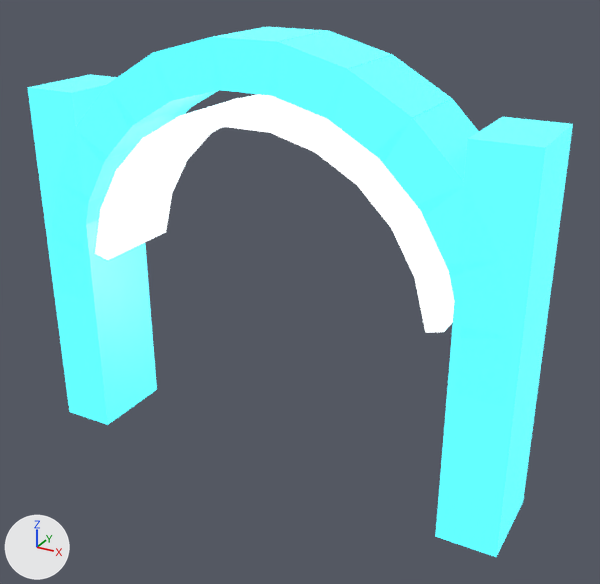
A saved change to the glTF model public/assets/arena/portal-facade-lod0.glb.
Camera for both pictures: a 50 mm lens placed at (2.98, -5.02, 4.03), pointed at (0.19, 0.05, 1.49). The axes (+X, +Y, +Z) are drawn at lower left. The lights are the same throughout. The older version comes first.
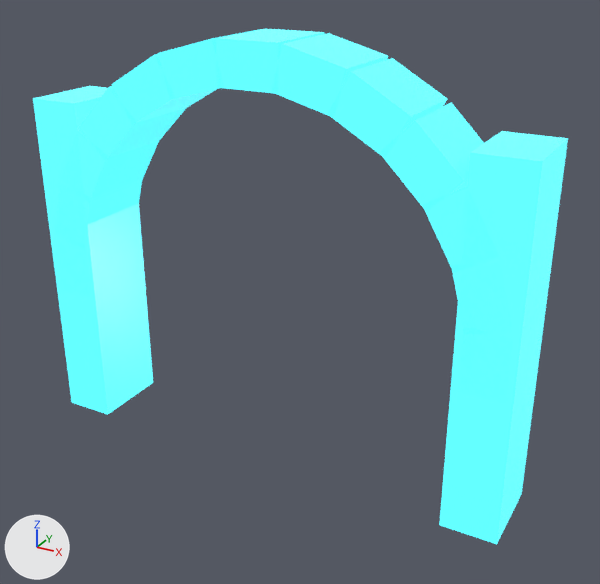
Changed parts and their boxes [x1, y1, x2, y2] in the pictures (600 x 584 px):
'Mesh_1.001', rescaled (6% narrower, 6% shorter)
    before: [435, 117, 573, 557]
    after: [439, 131, 568, 544]
'Mesh_1', rescaled (8% narrower)
    before: [27, 75, 157, 425]
    after: [33, 86, 153, 415]
'Mesh_1.006', rescaled (7% narrower, 6% shorter)
    before: [323, 55, 452, 162]
    after: [327, 58, 447, 158]
'Mesh_1.005', rescaled
    before: [375, 99, 479, 214]
    after: [380, 102, 484, 211]
'Mesh_1.007', rescaled (7% narrower, 7% shorter)
    before: [268, 31, 393, 121]
    after: [272, 33, 388, 117]
'Mesh_1.008', rescaled (8% narrower, 7% shorter)
    before: [211, 27, 328, 96]
    after: [216, 29, 324, 93]
'Mesh_1.004', rescaled (7% narrower)
    before: [418, 185, 500, 277]
    after: [423, 180, 499, 273]
'Mesh_1.011', rescaled (6% narrower)
    before: [75, 85, 189, 163]
    after: [79, 86, 186, 160]
'Mesh_1.003', rescaled (6% shorter)
    before: [448, 261, 514, 338]
    after: [451, 262, 513, 334]
'Mesh_1.010', rescaled (6% narrower)
    before: [107, 53, 219, 127]
    after: [112, 54, 217, 124]
'Mesh_1.009', rescaled
    before: [153, 27, 262, 101]
    after: [158, 29, 261, 99]
'Mesh_0.010', deleted
    before: [95, 193, 172, 260]
'Mesh_1.013', rescaled
    before: [51, 182, 106, 252]
    after: [55, 181, 142, 249]
'Mesh_0.009', deleted
    before: [100, 160, 187, 220]
'Mesh_0.002', deleted
    before: [354, 161, 421, 232]
'Mesh_0', deleted
    before: [413, 260, 454, 333]
'Mesh_0.003', deleted
    before: [311, 126, 384, 187]
'Mesh_0.001', deleted
    before: [389, 208, 446, 282]
'Mesh_0.008', deleted
    before: [115, 134, 210, 184]
'Mesh_0.004', deleted
    before: [266, 104, 340, 154]
'Mesh_0.005', deleted
    before: [220, 95, 296, 133]
'Mesh_0.007', deleted
    before: [141, 98, 238, 156]
'Mesh_0.006', deleted
    before: [176, 94, 263, 135]

The change in detail:
Object 'Mesh_1' (ob_mesh_1) is rescaled from (0.45, 0.7, 2.9) to (0.423, 0.644, 2.73).
Object 'Mesh_1.001' (ob_mesh_1_001) is rescaled from (0.45, 0.7, 2.9) to (0.423, 0.644, 2.73).
Object 'Mesh_1.003' (ob_mesh_1_003) is rescaled from (0.5, 0.7, 0.34) to (0.47, 0.644, 0.32).
Object 'Mesh_0' (ob_mesh_0) is deleted.
Object 'Mesh_1.004' (ob_mesh_1_004) is rescaled from (0.5, 0.7, 0.34) to (0.47, 0.644, 0.32).
Object 'Mesh_0.001' (ob_mesh_0_001) is deleted.
Object 'Mesh_1.005' (ob_mesh_1_005) is rescaled from (0.5, 0.7, 0.34) to (0.47, 0.644, 0.32).
Object 'Mesh_0.002' (ob_mesh_0_002) is deleted.
Object 'Mesh_1.006' (ob_mesh_1_006) is rescaled from (0.5, 0.7, 0.34) to (0.47, 0.644, 0.32).
Object 'Mesh_0.003' (ob_mesh_0_003) is deleted.
Object 'Mesh_1.007' (ob_mesh_1_007) is rescaled from (0.5, 0.7, 0.34) to (0.47, 0.644, 0.32).
Object 'Mesh_0.004' (ob_mesh_0_004) is deleted.
Object 'Mesh_1.008' (ob_mesh_1_008) is rescaled from (0.5, 0.7, 0.34) to (0.47, 0.644, 0.32).
Object 'Mesh_0.005' (ob_mesh_0_005) is deleted.
Object 'Mesh_1.009' (ob_mesh_1_009) is rescaled from (0.5, 0.7, 0.34) to (0.47, 0.644, 0.32).
Object 'Mesh_0.006' (ob_mesh_0_006) is deleted.
Object 'Mesh_1.010' (ob_mesh_1_010) is rescaled from (0.5, 0.7, 0.34) to (0.47, 0.644, 0.32).
Object 'Mesh_0.007' (ob_mesh_0_007) is deleted.
Object 'Mesh_1.011' (ob_mesh_1_011) is rescaled from (0.5, 0.7, 0.34) to (0.47, 0.644, 0.32).
Object 'Mesh_0.008' (ob_mesh_0_008) is deleted.
Object 'Mesh_0.009' (ob_mesh_0_009) is deleted.
Object 'Mesh_1.013' (ob_mesh_1_013) is rescaled from (0.5, 0.7, 0.34) to (0.47, 0.644, 0.32).
Object 'Mesh_0.010' (ob_mesh_0_010) is deleted.
